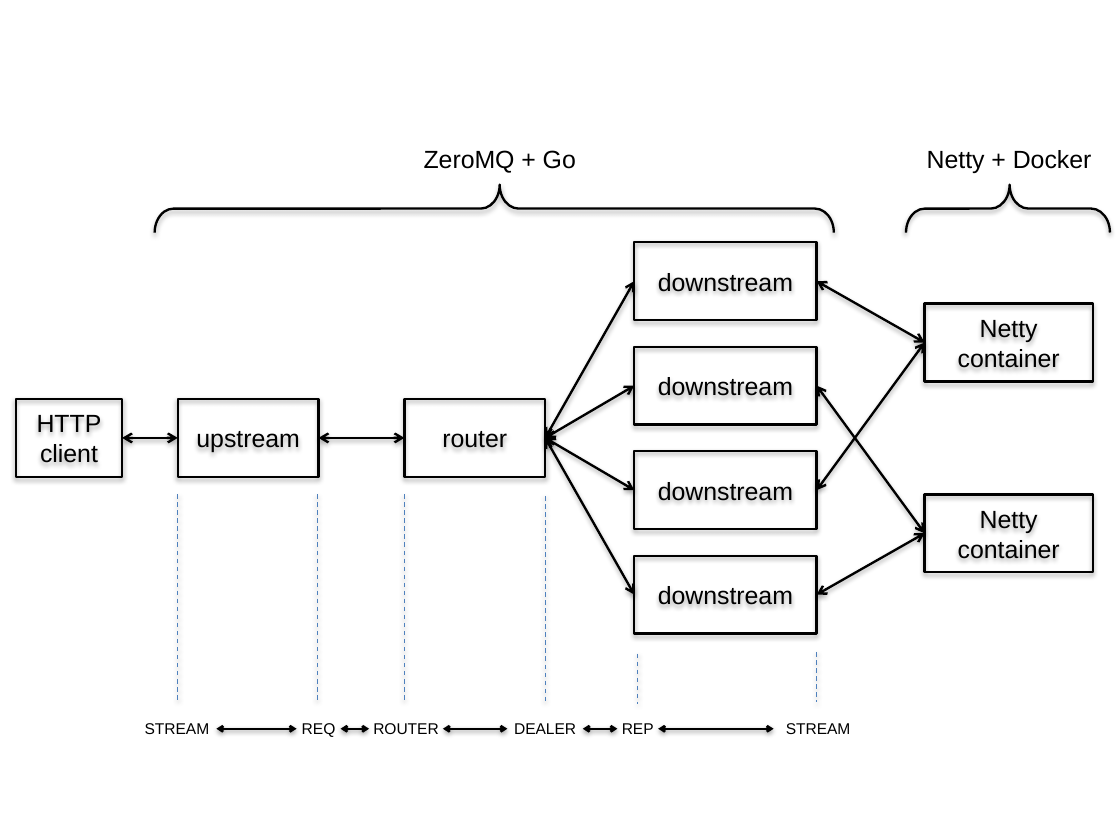
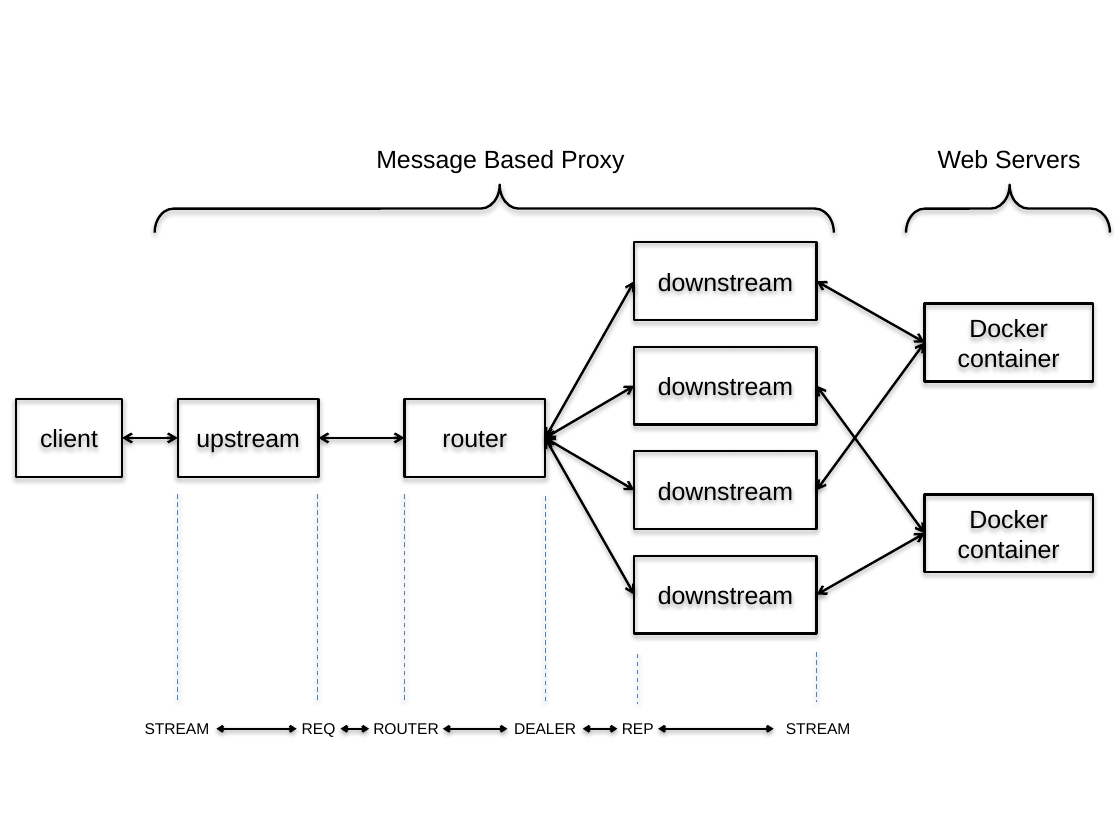
Before and after one commit to samirabloom/dynamic-software-update, a slide deck: slide 2 of report/overview_diagrams.pptx (slide 1 before the commit). Drawn at 1120x840 pixels with LibreOffice and Linux fonts; fonts in the diff are those of the drawing. Boxes give left, top, right and bottom in pixels: in the first picture for what was removed or moved away, otherwise in the second. Text is boxed around its words. In the diff, an @@ line names an element or a change of style, - is before the commit and + after.

```diff
--- a/report/overview_diagrams.pptx
+++ b/report/overview_diagrams.pptx
@@ text at bbox=[376, 150, 624, 173]: text changed @@
-ZeroMQ + Go
+Message Based Proxy
@@ text at bbox=[938, 150, 1081, 169]: text changed @@
-Netty + Docker
+Web Servers
@@ text in rectangle at bbox=[958, 319, 1060, 368]: text changed @@
-Netty container
+Docker container
@@ text in rectangle at bbox=[37, 415, 102, 432]: paragraph removed @@
-HTTP
@@ text in rectangle at bbox=[958, 510, 1060, 559]: text changed @@
-Netty container
+Docker container
```
Also in this commit, not shown: 3 other slides changed, 1 slide added, 29 other files.
